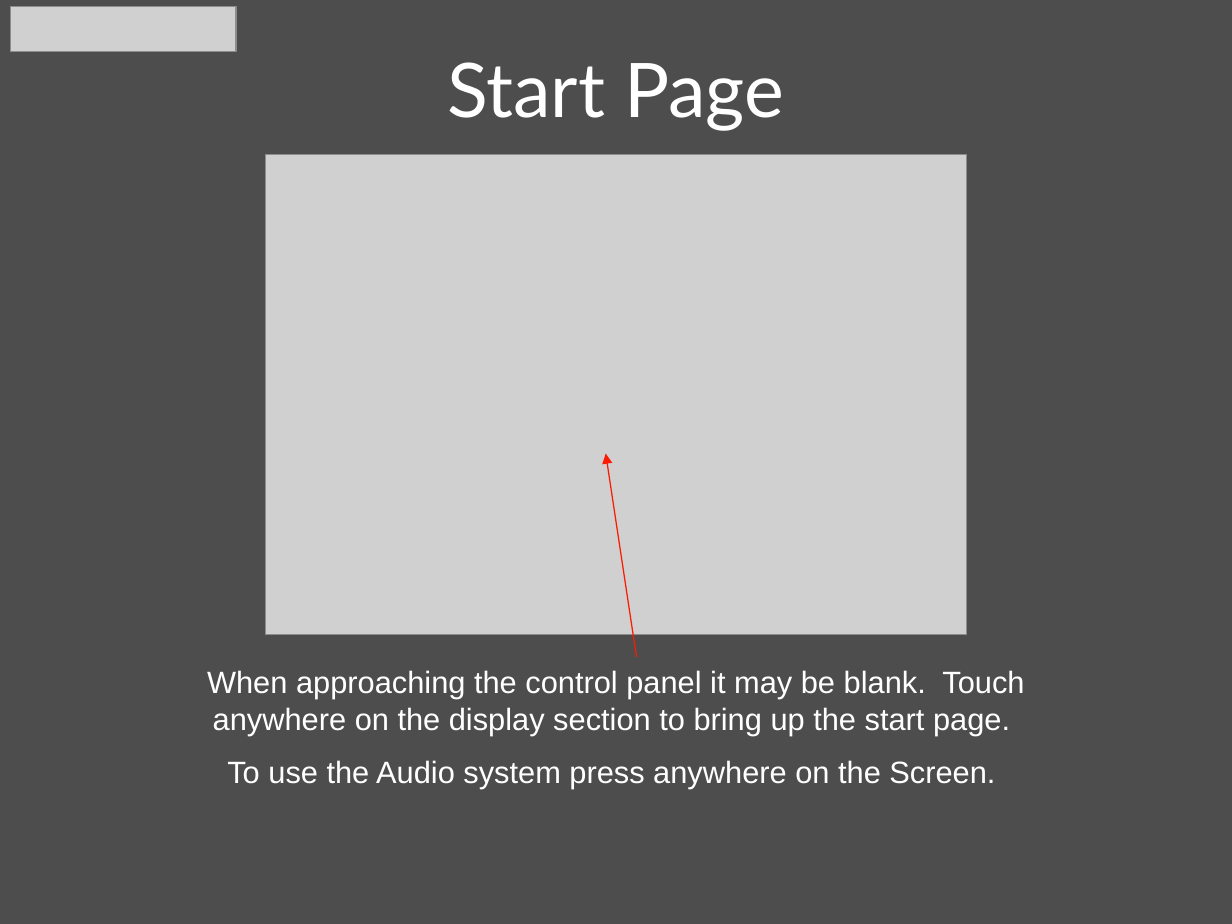
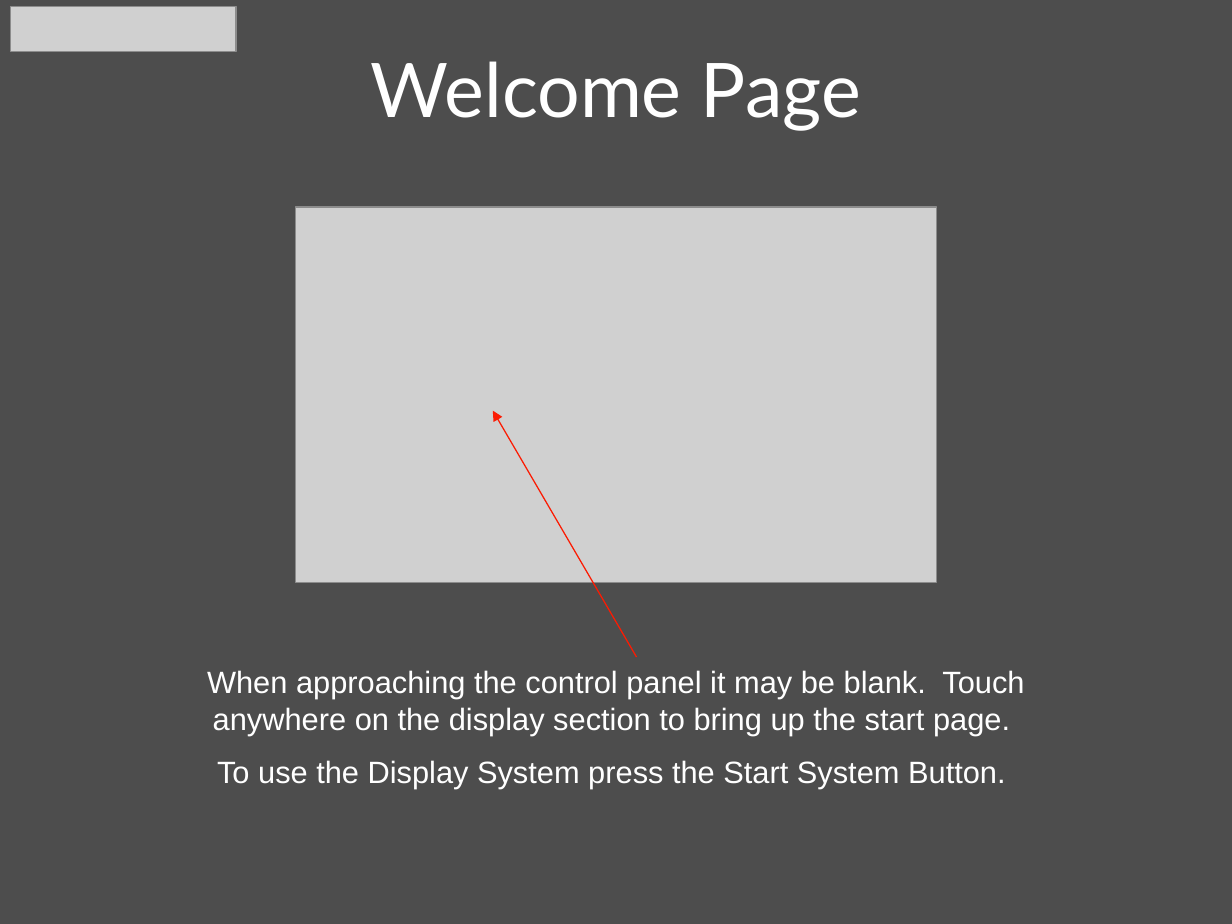
Before and after one commit to CurtisChurch/Pentair, a slide deck: slide 2 of User Manuals/Quick Reference Guide Pentair - Large Conference Room.pptx. Drawn at 1232x924 pixels with LibreOffice and Linux fonts; fonts in the diff are those of the drawing; grey boxes stand for pictures; background and template pictures are left out. Boxes give left, top, right and bottom in pixels: in the first picture for what was removed or moved away, otherwise in the second. Text is boxed around its words. In the diff, an @@ line names an element or a change of style, - is before the commit and + after.

```diff
--- a/User Manuals/Quick Reference Guide Pentair - Large Conference Room.pptx
+++ b/User Manuals/Quick Reference Guide Pentair - Large Conference Room.pptx
@@ title at <box>371,61,861,130</box>: text changed @@
-Start Page
+Welcome Page
@@ picture: place and size @@
-picture at <box>265,154,966,634</box>
+picture at <box>296,207,936,583</box>
@@ arrow moved from (637, 657) - (606, 453) to (637, 657) - (493, 410) @@
@@ text at <box>217,760,1006,788</box>: text changed @@
-To use the Audio system press anywhere on the Screen.
+To use the Display System press the Start System Button.
```
Also in this commit, not shown: 4 other slides changed, 6 slides added, 2 slides removed, 1 other file.
